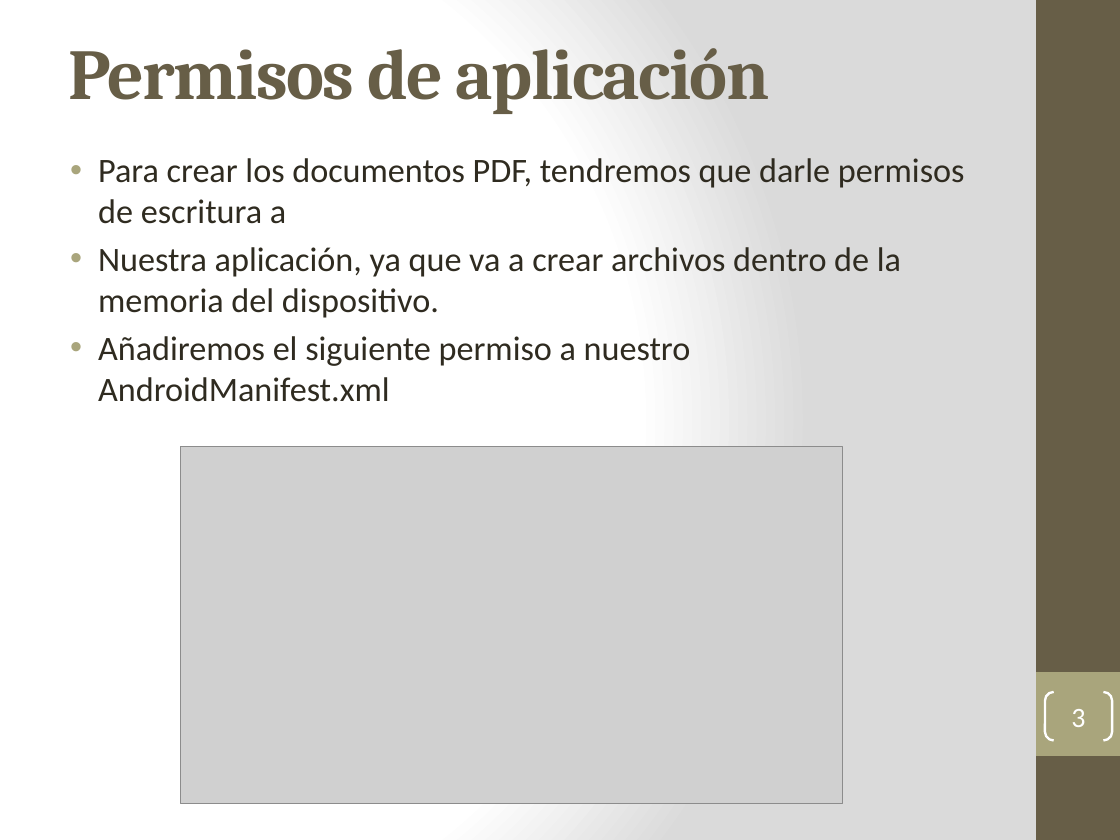
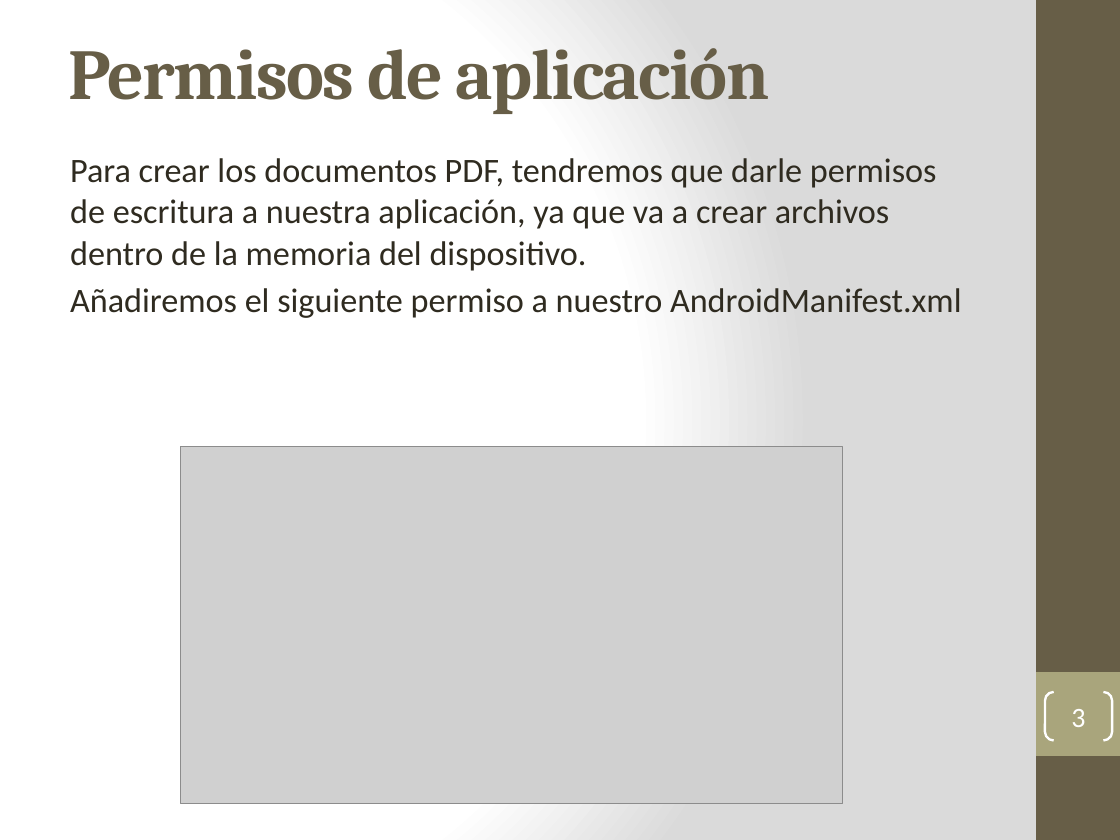
Before and after one commit to julitaSanAndres/GenerarPDFAlexAller, a slide deck: slide 3 of PresentaciónCreaciónDePDF.pptx. Drawn at 1120x840 pixels with LibreOffice and Linux fonts; fonts in the diff are those of the drawing; grey boxes stand for pictures. Boxes give left, top, right and bottom in pixels: in the first picture for what was removed or moved away, otherwise in the second. Text is boxed around its words. In the diff, an @@ line names an element or a change of style, - is before the commit and + after.

```diff
--- a/PresentaciónCreaciónDePDF.pptx
+++ b/PresentaciónCreaciónDePDF.pptx
@@ text at [70,158,937,271]: text changed @@
-• Para crear los documentos PDF, tendremos que darle permisos de escritura a
-• Nuestra aplicación, ya que va a crear archivos dentro de la memoria del dispositivo.
+Para crear los documentos PDF, tendremos que darle permisos de escritura a nuestra aplicación, ya que va a crear archivos dentro de la memoria del dispositivo.
@@ text at [70,288,962,318]: bullet • to none @@
```
Also in this commit, not shown: 1 other slide changed, 2 slides added, 1 other file.
